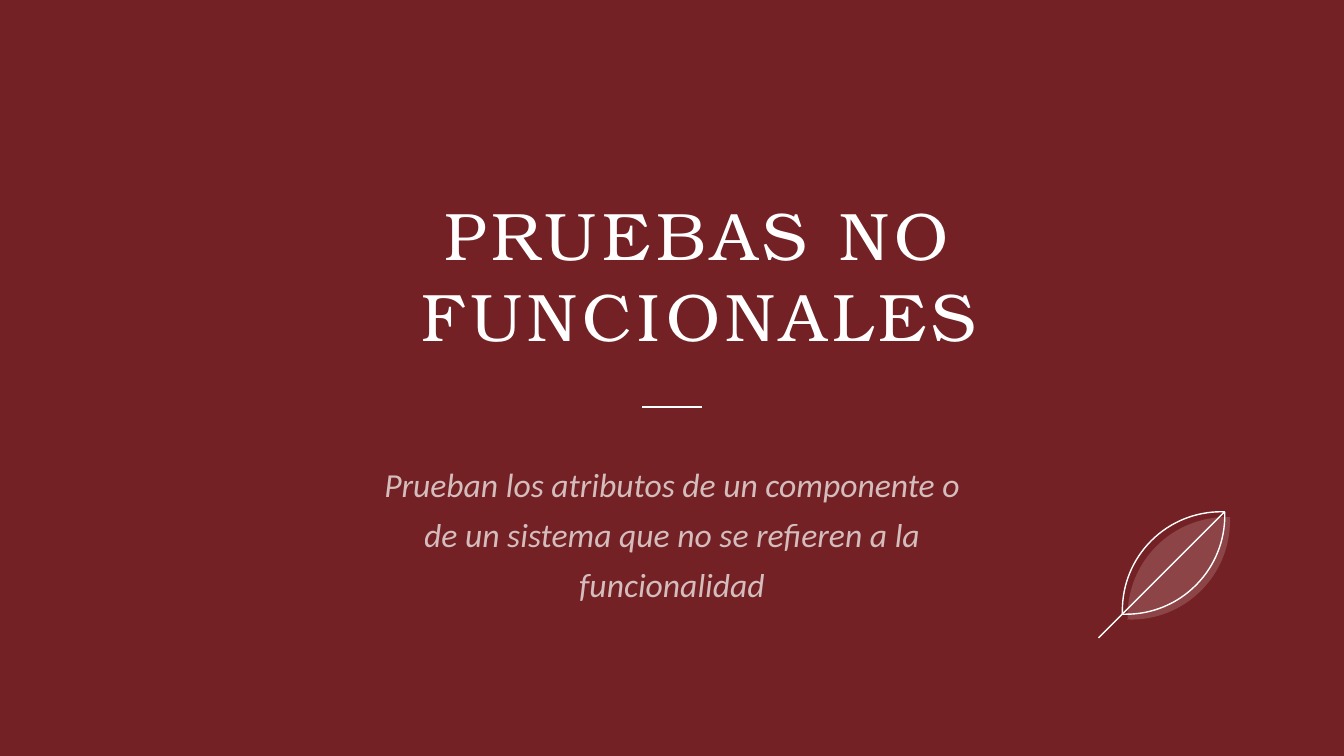
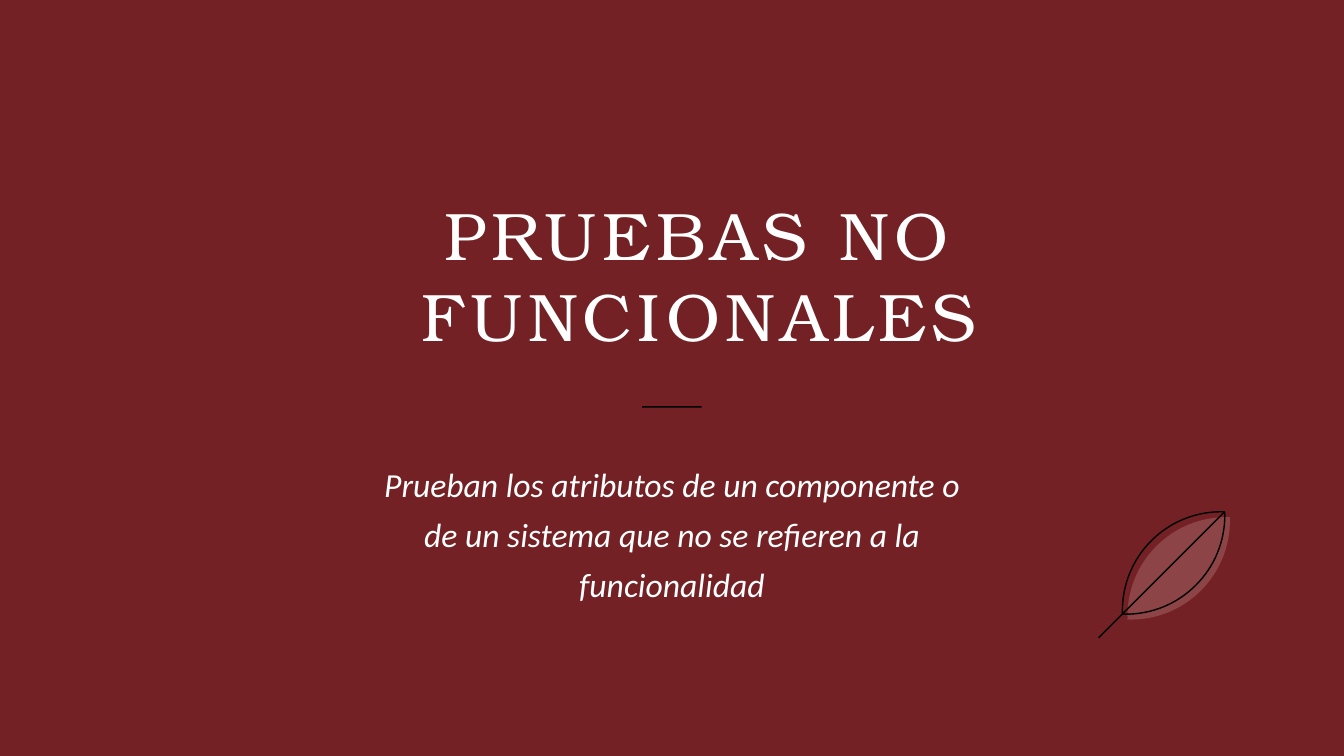
Before and after one commit to DAWEQUIPO5ENTORNOS/ProyectHtml, a slide deck: slide 3 of Sprint 3 - Story2.pptx. Drawn at 1344x756 pixels with LibreOffice and Linux fonts; fonts in the diff are those of the drawing. Boxes give left, top, right and bottom in pixels: in the first picture for what was removed or moved away, otherwise in the second. Text is boxed around its words. In the diff, an @@ line names an element or a change of style, - is before the commit and + after.

```diff
--- a/Sprint 3 - Story2.pptx
+++ b/Sprint 3 - Story2.pptx
@@ line (642, 407) - (702, 407): stroke #FFFFFF 1 pt to #000000 0.99 pt @@
@@ text "Prueban los atributos de un ..." at [384, 473, 959, 601]: text colour #FFFFFF at 70% opacity to #FFFFFF @@
@@ freeform shape at [1101, 490, 1247, 636]: outline #FFFFFF 1 pt to #000000 0.99 pt; rotation 45 to 225 degrees @@
@@ freeform shape at [1105, 495, 1252, 642]: outline redrawn @@
@@ line (1225, 512) - (1099, 638): stroke #FFFFFF 1 pt to #000000 0.99 pt @@
```
Also in this commit, not shown: 7 other slides changed, 1 slide added.
